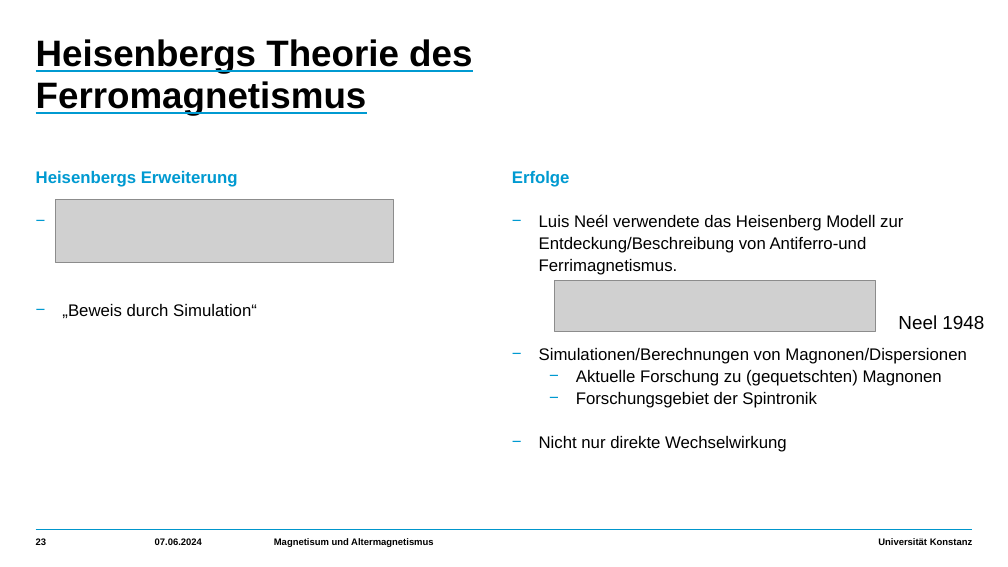
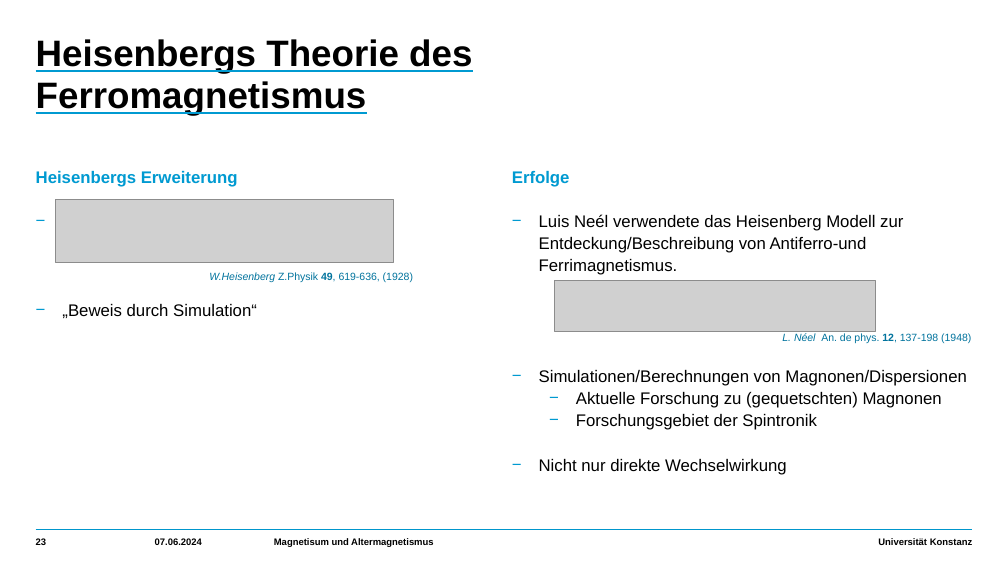
Before and after one commit to HolykingJulex/EstimateSeminar, a slide deck: slide 23 of Vortrag.pptx. Drawn at 1008x567 pixels with LibreOffice and Linux fonts; fonts in the diff are those of the drawing; grey boxes stand for pictures; background and template pictures are left out. Boxes give left, top, right and bottom in pixels: in the first picture for what was removed or moved away, otherwise in the second. Text is boxed around its words. In the diff, an @@ line names an element or a change of style, - is before the commit and + after.

```diff
--- a/Vortrag.pptx
+++ b/Vortrag.pptx
@@ text "Erfolge" rewrapped from (512, 171, 967, 452) to (512, 171, 967, 475) @@
@@ text added at (209, 272, 413, 282), 10 pt, text #00739D @@
+W.Heisenberg Z.Physik 49, 619-636, (1928)
@@ text removed at (898, 315, 984, 330) @@
-Neel 1948
@@ text added at (782, 333, 971, 343), 10 pt, text #00739D @@
+L. Néel An. de phys. 12, 137-198 (1948)
```
Also in this commit, not shown: 16 other slides changed, 2 slides added, 10 slides removed, 7 other files.
